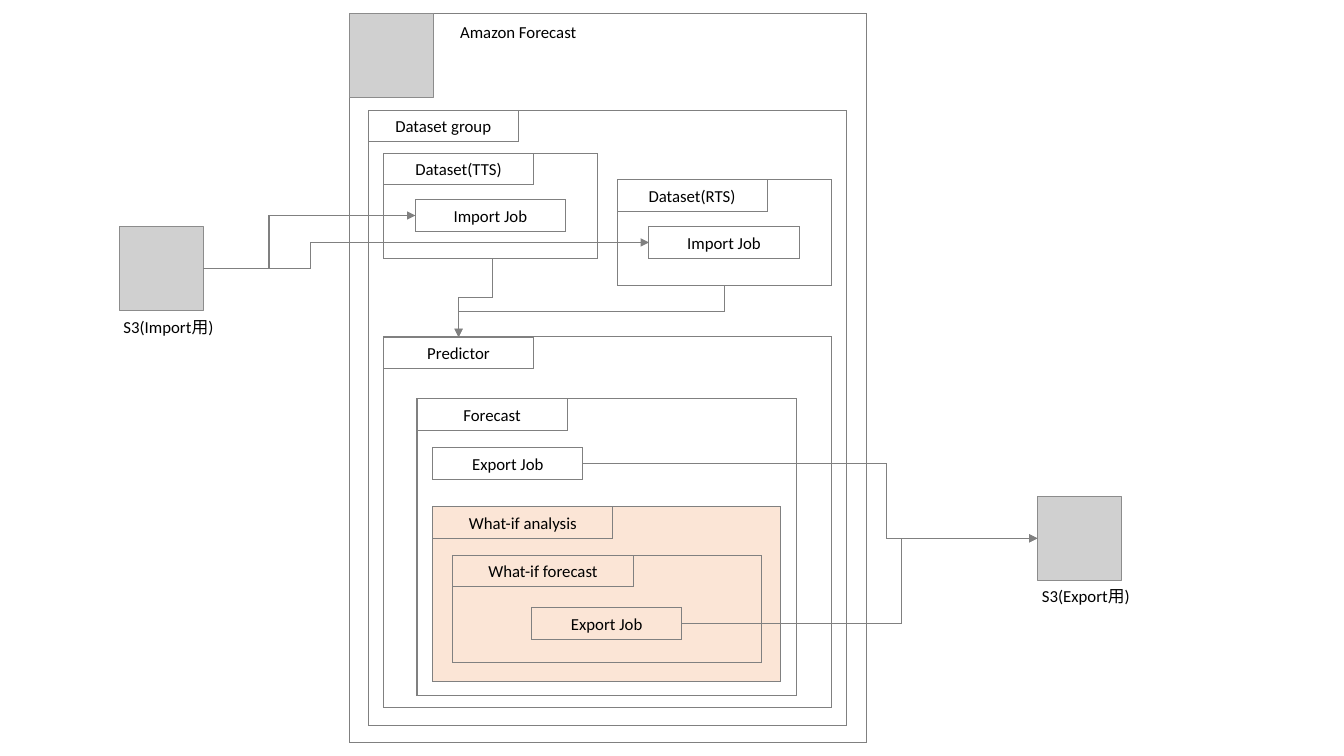
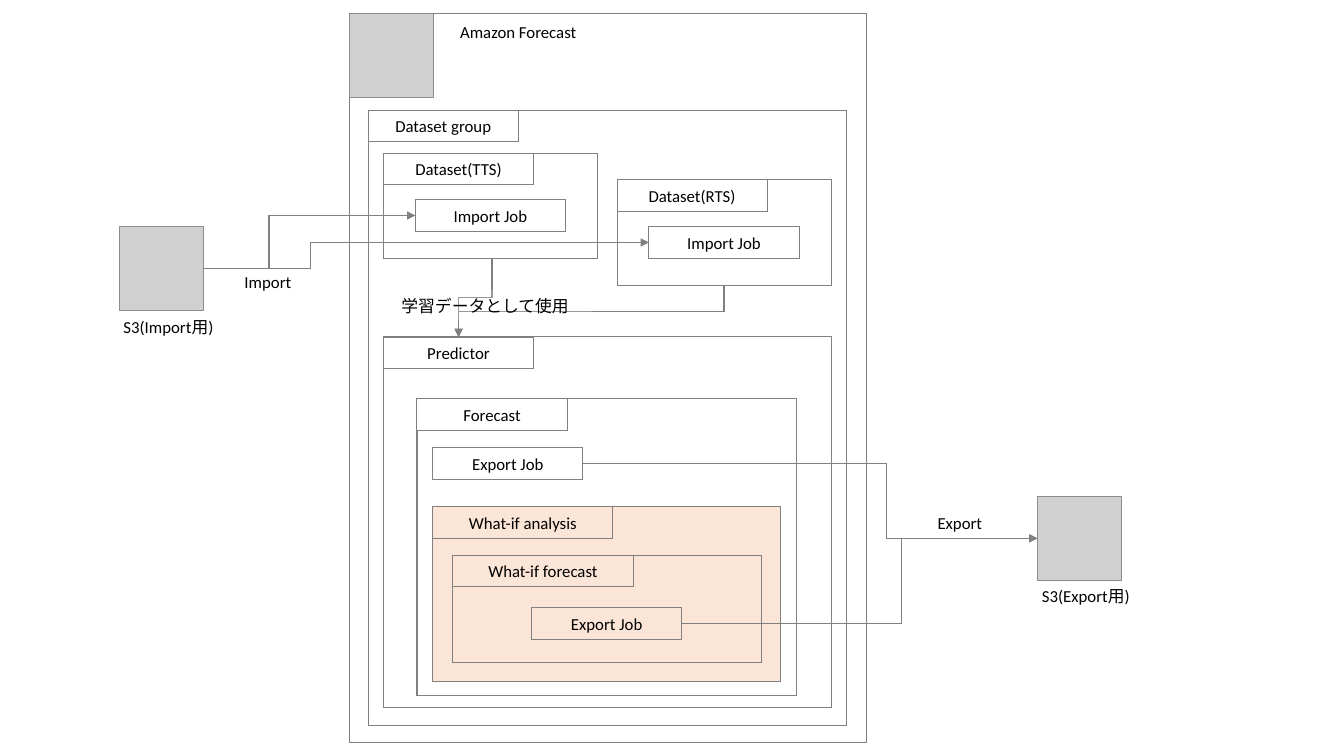
Before and after one commit to cm-nakamura-shogo/devio-image, a slide deck: slide 1 of forecast-what-if/what-if-overall.pptx. Drawn at 1344x756 pixels with LibreOffice and Linux fonts; fonts in the diff are those of the drawing; grey boxes stand for pictures. Boxes give left, top, right and bottom in pixels: in the first picture for what was removed or moved away, otherwise in the second. Text is boxed around its words. In the diff, an @@ line names an element or a change of style, - is before the commit and + after.

```diff
--- a/forecast-what-if/what-if-overall.pptx
+++ b/forecast-what-if/what-if-overall.pptx
@@ rectangle at box(349, 14, 866, 743): fill none to #FFFFFF @@
@@ rectangle at box(368, 111, 846, 726): fill none to #FFFFFF @@
@@ elbow arrow (492, 258) - (459, 337): stroke #808080 0.75 pt to #808080 1 pt @@
@@ text added at box(244, 277, 291, 291), 12 pt, text #000000 @@
+Import
@@ text added at box(401, 295, 568, 317), 12 pt, text #000000 @@
+学習データとして使用
@@ elbow arrow (724, 285) - (459, 337): stroke #808080 0.75 pt to #808080 1 pt @@
@@ text added at box(938, 518, 983, 532), 12 pt, text #000000 @@
+Export
```
Also in this commit, not shown: 1 other file.
